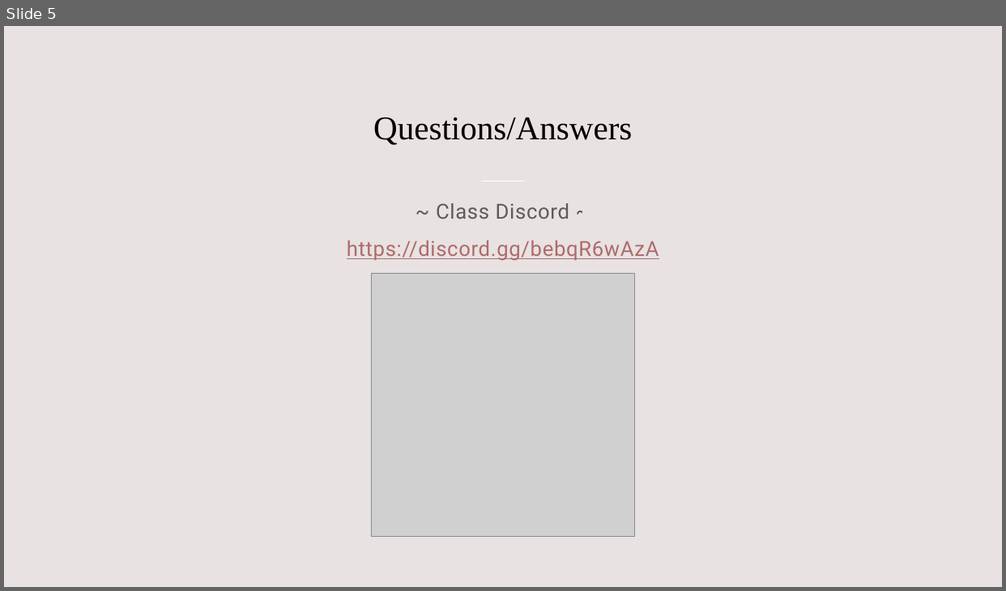
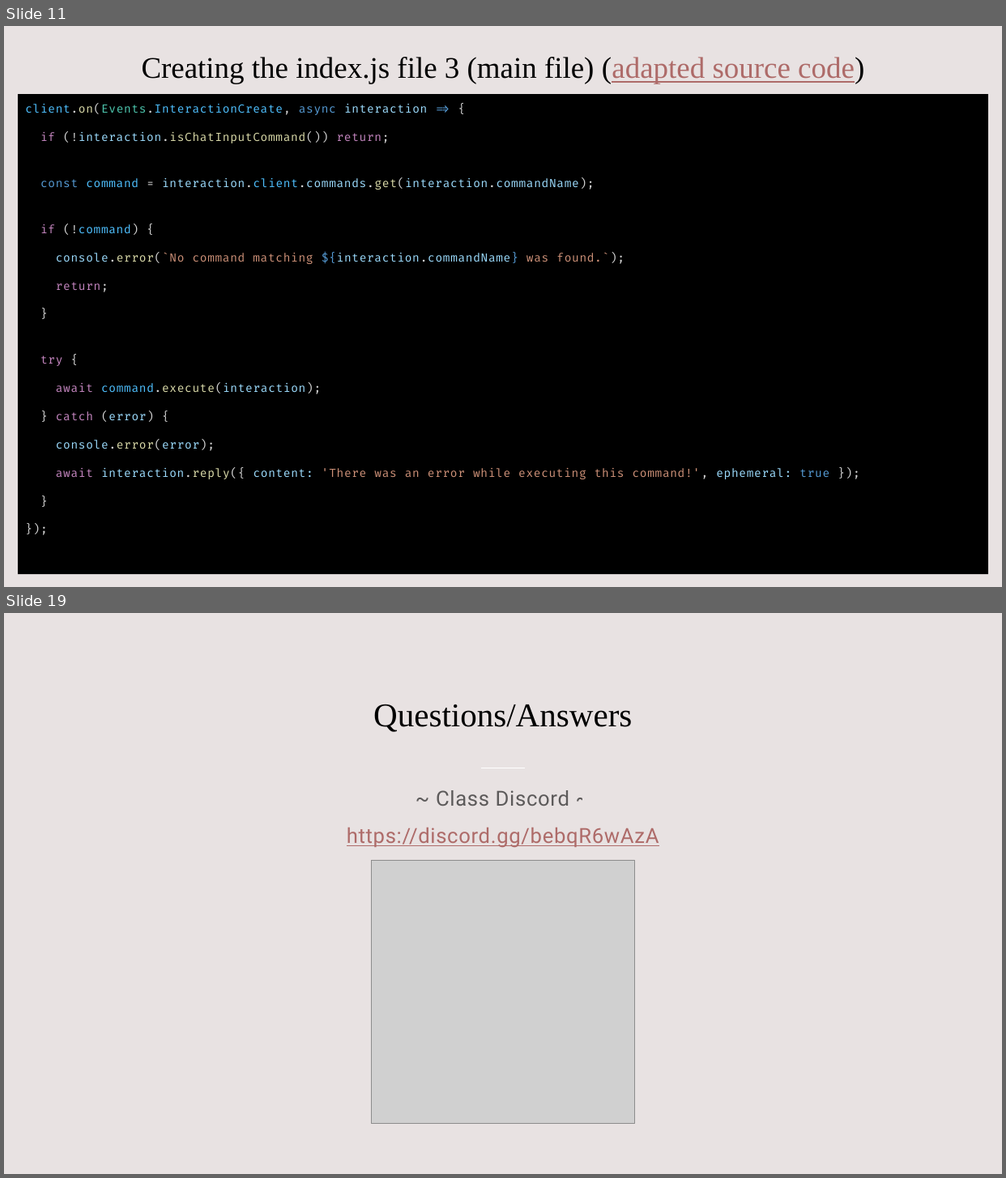
Before and after one commit to williamsantosa/cse185s-presentation, a slide deck: presentation.pptx. Shown one above the other, each under a label of ours: slide 5 before the commit, slides 11 and 19 after it; the slides between them are not shown. The pictures are 1006x591 and 1006x1178 pixels, drawn with LibreOffice and Linux fonts; fonts in the diff are those of the drawing; grey boxes stand for pictures. Boxes give left, top, right and bottom in pixels: in the first picture for what was removed or moved away, otherwise in the second. Text is boxed around its words. In the diff, an @@ line names an element or a change of style, - is before the commit and + after.

```diff
--- a/presentation.pptx
+++ b/presentation.pptx
@@ slide 11 added at [4,26,1002,587], background #E8E2E2 @@
@@ title added at [142,57,864,84], 28.8 pt, text #000000 @@
+Creating the index.js file 3 (main file) (adapted source code)
@@ text added at [19,94,988,574], fill #000000, 11 pt, text #9CDCFE @@
+client.on(Events.InteractionCreate, async interaction => {
+if (!interaction.isChatInputCommand()) return;
+const command = interaction.client.commands.get(interaction.commandName);
+if (!command) {
+console.error(`No command matching ${interaction.commandName} was found.`);
+return;
+}
+try {
+await command.execute(interaction);
+} catch (error) {
+console.error(error);
+await interaction.reply({ content: 'There was an error while executing this command!', ephemeral: true });
+}
+});
@@ what was slide 5 is now slide 19 @@
```
Also in this commit, not shown: 3 slides changed, 13 other slides added, 4 other files.
